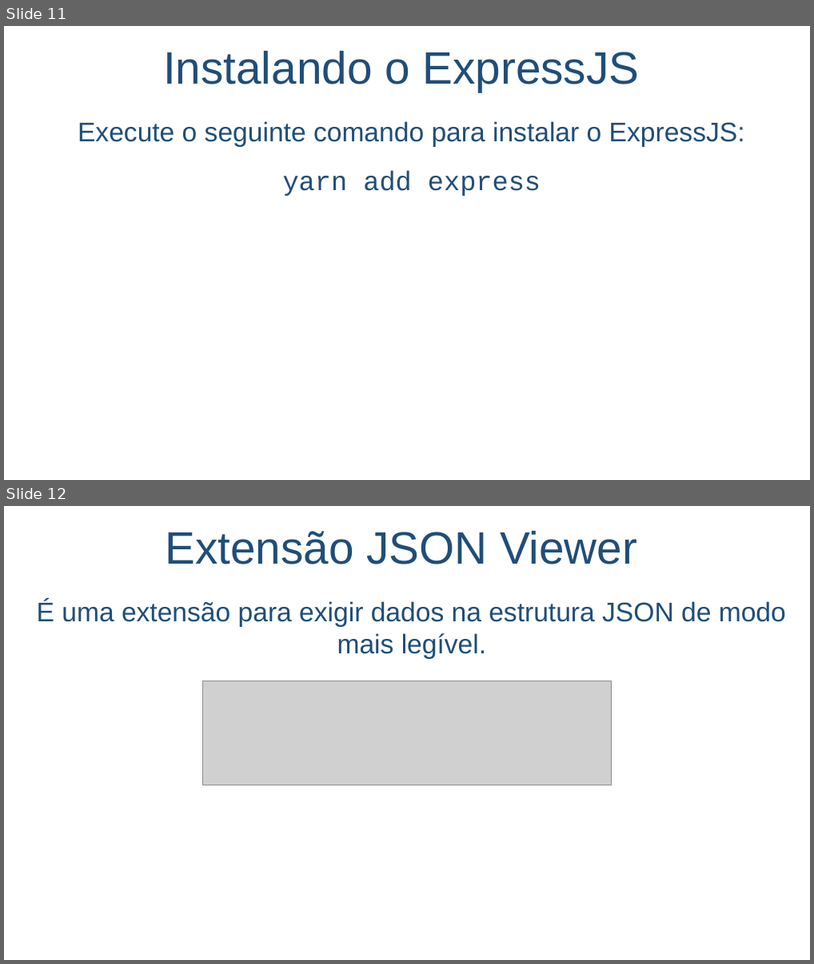
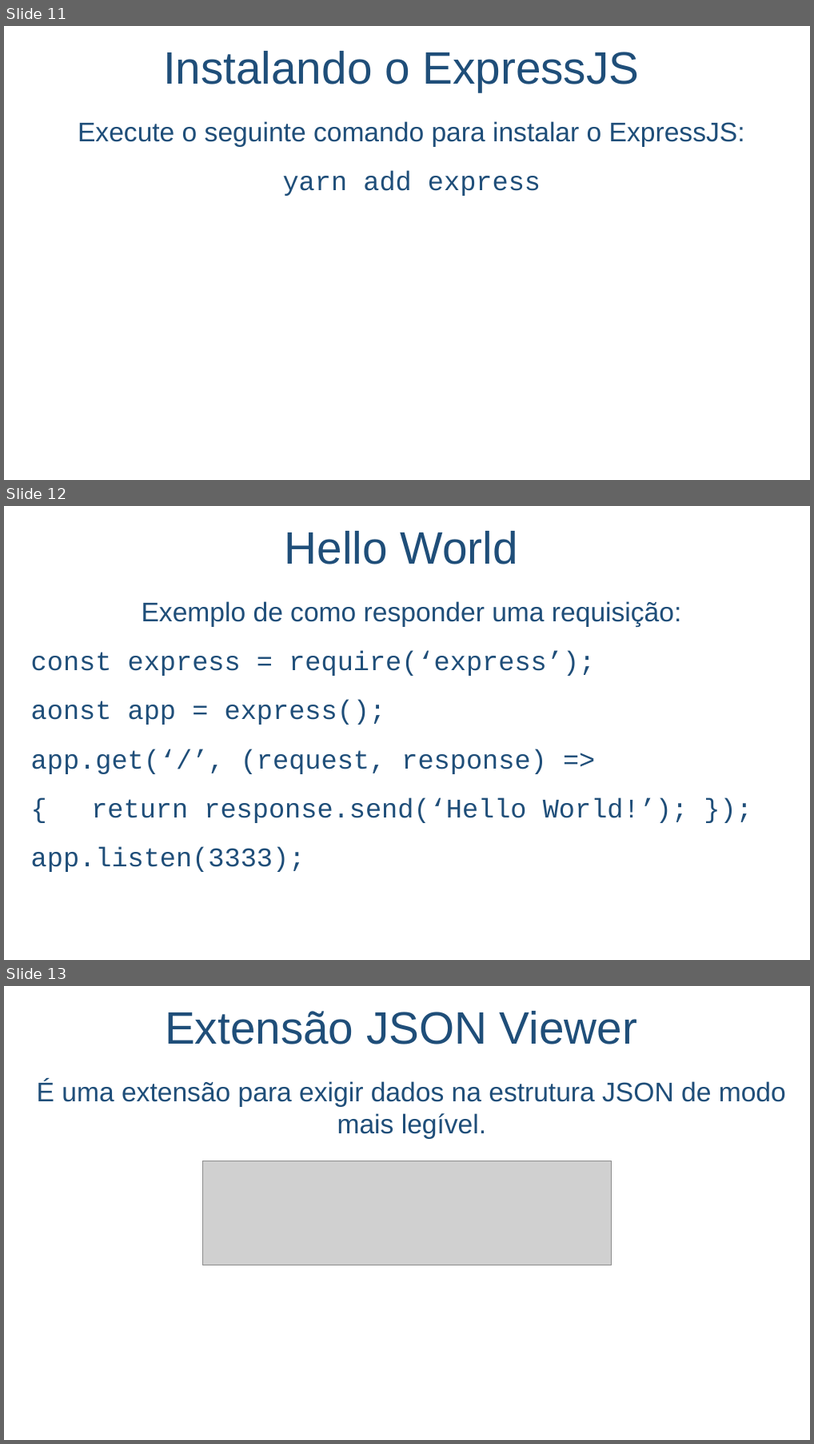
Before and after one commit to salmo-jr/public-slides, a slide deck: node-js.pptx. Shown one above the other, each under a label of ours: slides 11 and 12 before the commit, slides 11, 12 and 13 after it. The pictures are 814x964 and 814x1444 pixels, drawn with LibreOffice and Linux fonts; fonts in the diff are those of the drawing; grey boxes stand for pictures; background and template pictures are left out. Boxes give left, top, right and bottom in pixels: in the first picture for what was removed or moved away, otherwise in the second. Text is boxed around its words. In the diff, an @@ line names an element or a change of style, - is before the commit and + after.

```diff
--- a/node-js.pptx
+++ b/node-js.pptx
@@ slide 12 added at [4,506,810,960], background picture (left out) @@
@@ text added at [285,531,518,564], 54 pt, text #1F4E79 @@
+Hello World
@@ text added at [31,601,688,872], 32 pt, text #1F4E79 @@
+Exemplo de como responder uma requisição:
+const express = require(‘express’);
+aonst app = express();
+app.get(‘/’, (request, response) =>
+{ return response.send(‘Hello World!’); });
+app.listen(3333);
@@ what was slide 12 is now slide 13 @@
```
Also in this commit, not shown: 9 slides changed, 14 other slides added.
